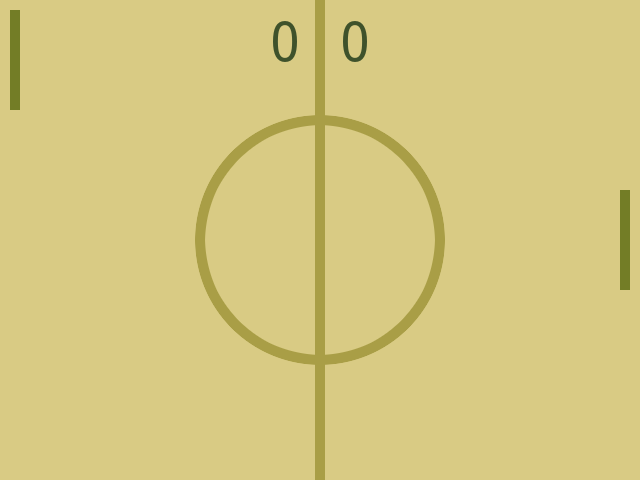
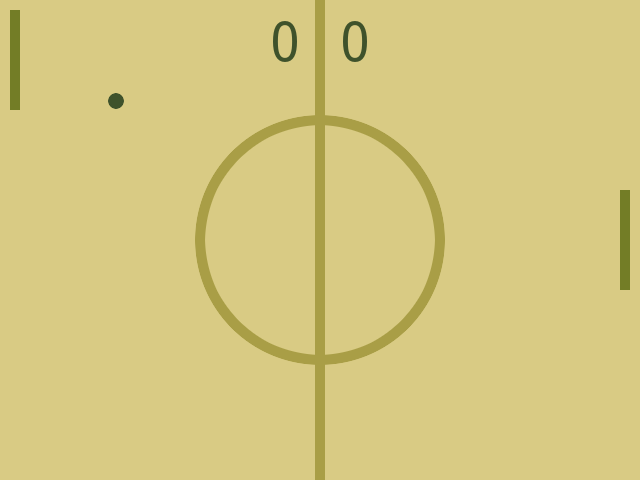
Revision of a layered 640 × 480 image; what changed, layer by layer:
added layer "New Layer#2" above "Background" over [108, 93, 124, 109]
